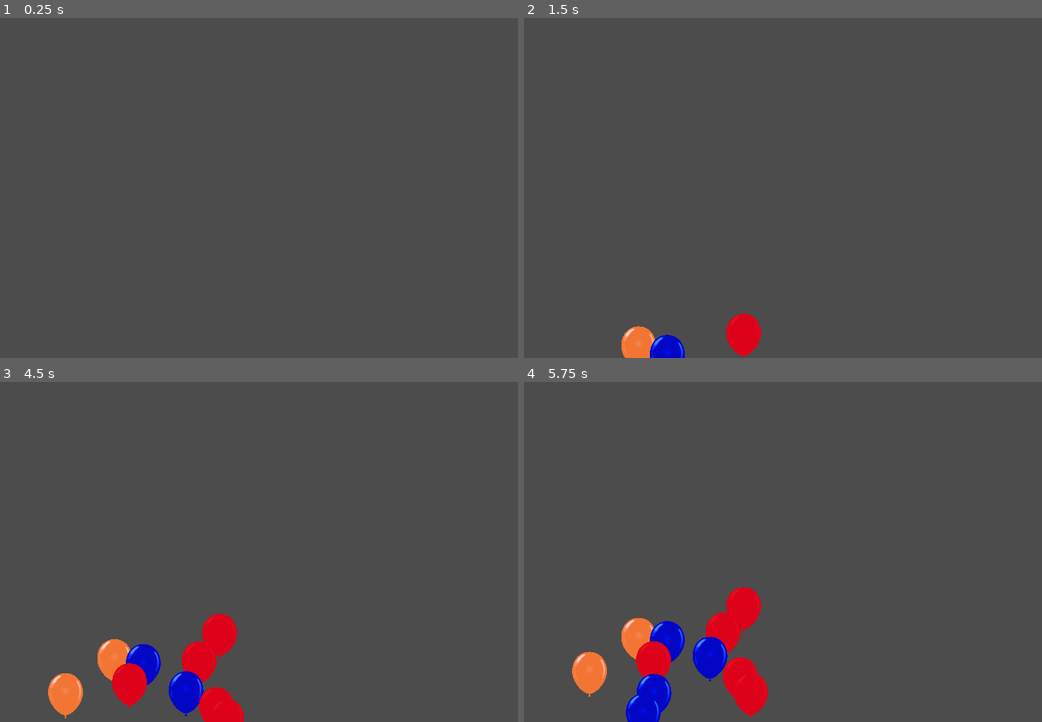
Above: before the commit, frames 1-4 (two rows, left to right).
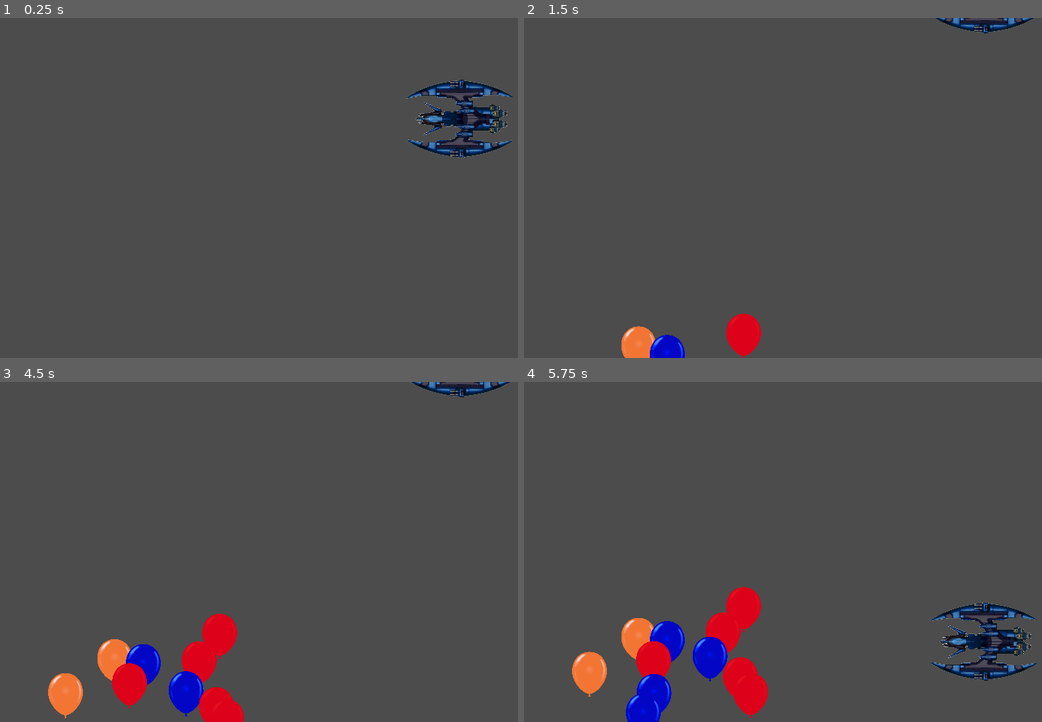
Above: after the commit, the same moments.

Repository: rafaelemilioabreu/ProyectoVideojuego
Game: Godot game, scene res://Mundo.tscn
Same seed, same stepped clock (60 frames per second), same inputs: the game is played once before the commit and once after it.
Inputs:
- Up to frame 1 (0.25 s): no input
- Up to frame 2 (1.5 s): hold Up (ui_up) 0.53-1.28 s; hold Down (ui_down) from 1.28 s (still down)
- Up to frame 3 (4.5 s): release Down (ui_down) at 2.03 s; hold Up (ui_up) 2.03-3.53 s; hold Down (ui_down) from 3.53 s (still down)
- Up to frame 4 (5.75 s): keep holding Down (ui_down)

The runs differ from the first frame. In frame 1, 2.1% of the frame differs, in the area x 78-100%, y 18-42%; in frame 2, 0.5%; in frame 3, 0.5%; in frame 4, 2.1%.

Commit message:
personaje añadido al mundo

Diff:
--- a/Mundo.tscn
+++ b/Mundo.tscn
@@ -1,7 +1,8 @@
-[gd_scene load_steps=4 format=2]
+[gd_scene load_steps=5 format=2]
 
 [ext_resource path="res://Globo.tscn" type="PackedScene" id=1]
 [ext_resource path="res://Mundo.gd" type="Script" id=2]
+[ext_resource path="res://Alien.tscn" type="PackedScene" id=3]
 
 [sub_resource type="Curve2D" id=1]
 _data = {
@@ -23,4 +24,6 @@
 wait_time = 0.5
 autostart = true
 
+[node name="Alien" parent="." instance=ExtResource( 3 )]
+
 [connection signal="timeout" from="GloboTimer" to="." method="_on_GloboTimer_timeout"]
